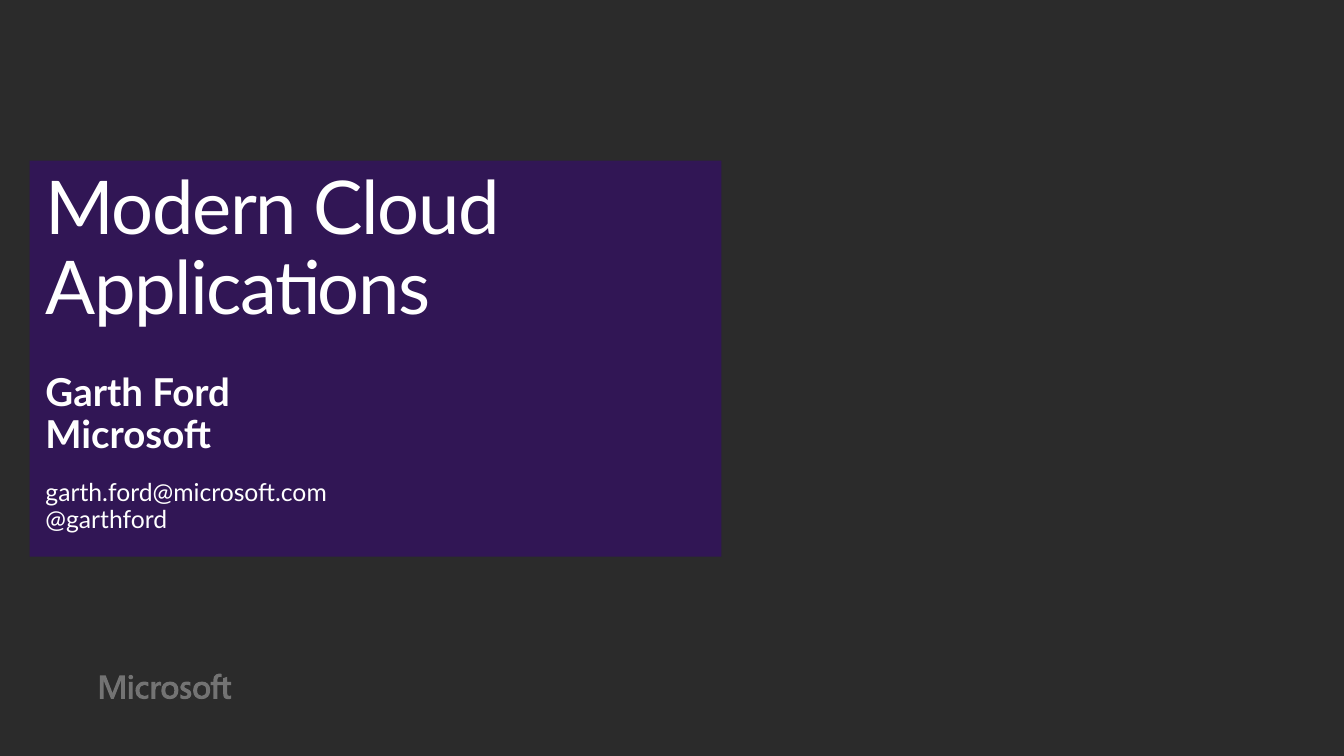
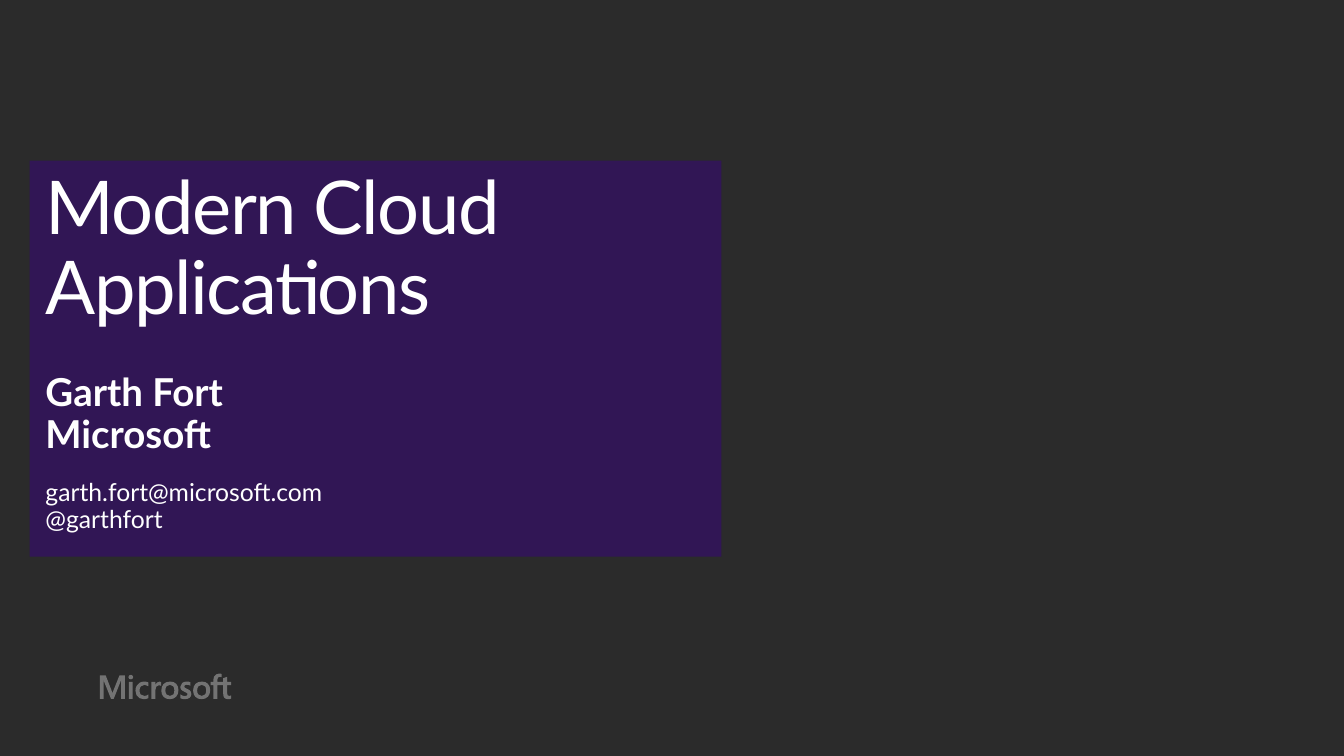
Before and after one commit to wely/DevCamp, a slide deck: slide 1 of Presentation/Module02-ModernCloudApps.pptx. Drawn at 1344x756 pixels with LibreOffice and Linux fonts; fonts in the diff are those of the drawing; background and template pictures are left out; a plain dark background stands for a picture behind light text. Boxes give left, top, right and bottom in pixels: in the first picture for what was removed or moved away, otherwise in the second. Text is boxed around its words. In the diff, an @@ line names an element or a change of style, - is before the commit and + after.

```diff
--- a/Presentation/Module02-ModernCloudApps.pptx
+++ b/Presentation/Module02-ModernCloudApps.pptx
@@ text at (45, 377, 223, 407): text changed @@
-Garth Ford
+Garth Fort
@@ text at (45, 482, 322, 533): text changed @@
-garth.ford@microsoft.com
-@garthford
+garth.fort@microsoft.com
+@garthfort
```
Also in this commit, not shown: 7 other slides changed, 6 slides added, 2 slides removed.
